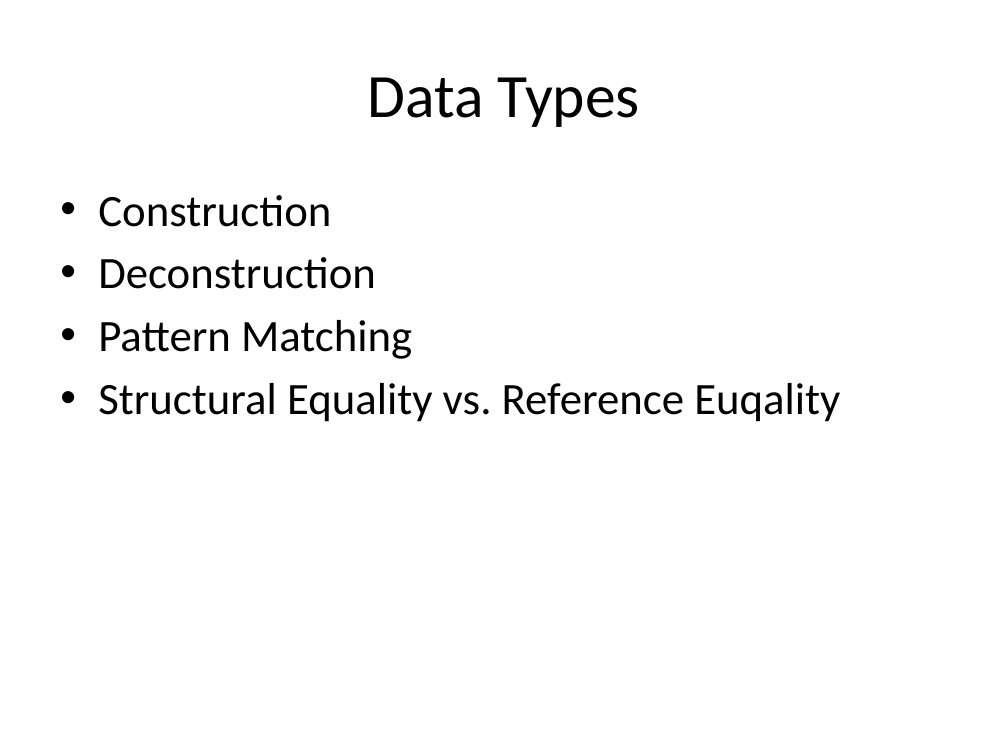
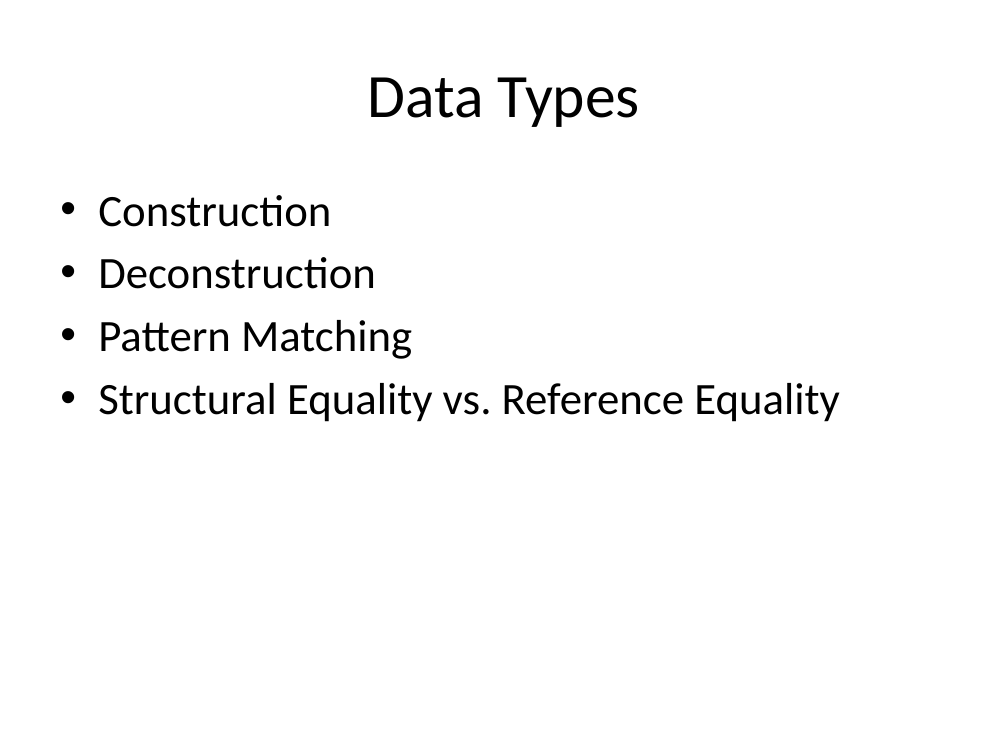
Before and after one commit to ronaldboehm/talks, a slide deck: slide 25 of 20151202/Einführung20151202.pptx. Drawn at 1008x756 pixels with LibreOffice and Linux fonts; fonts in the diff are those of the drawing. Boxes give left, top, right and bottom in pixels: in the first picture for what was removed or moved away, otherwise in the second. Text is boxed around its words. In the diff, an @@ line names an element or a change of style, - is before the commit and + after.

Commit message:
typos
some typos in FsReveal.fsx corrected, only four slides in the .pptx file

```diff
--- a/20151202/Einführung20151202.pptx
+++ b/20151202/Einführung20151202.pptx
@@ text at (x1=98, y1=383, x2=840, y2=422): text changed @@
-• Structural Equality vs. Reference Euqality
+• Structural Equality vs. Reference Equality
```
Also in this commit, not shown: 5 other slides changed, 1 other file.
